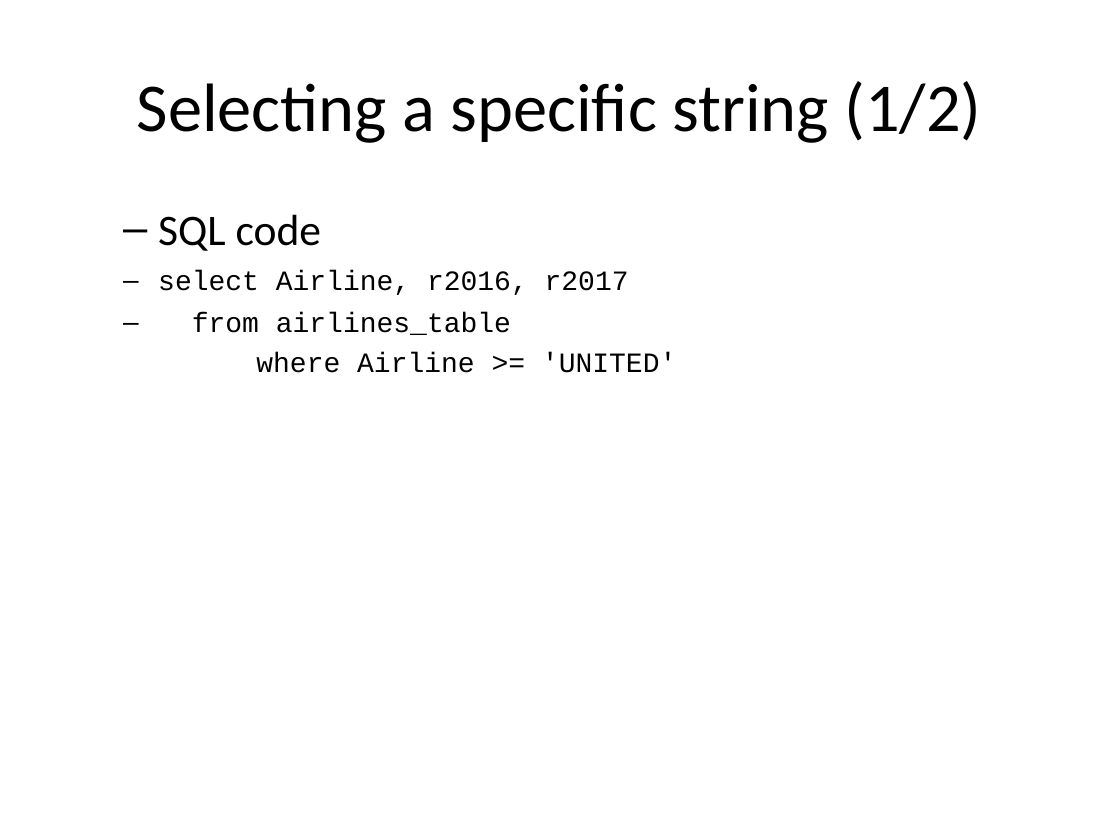
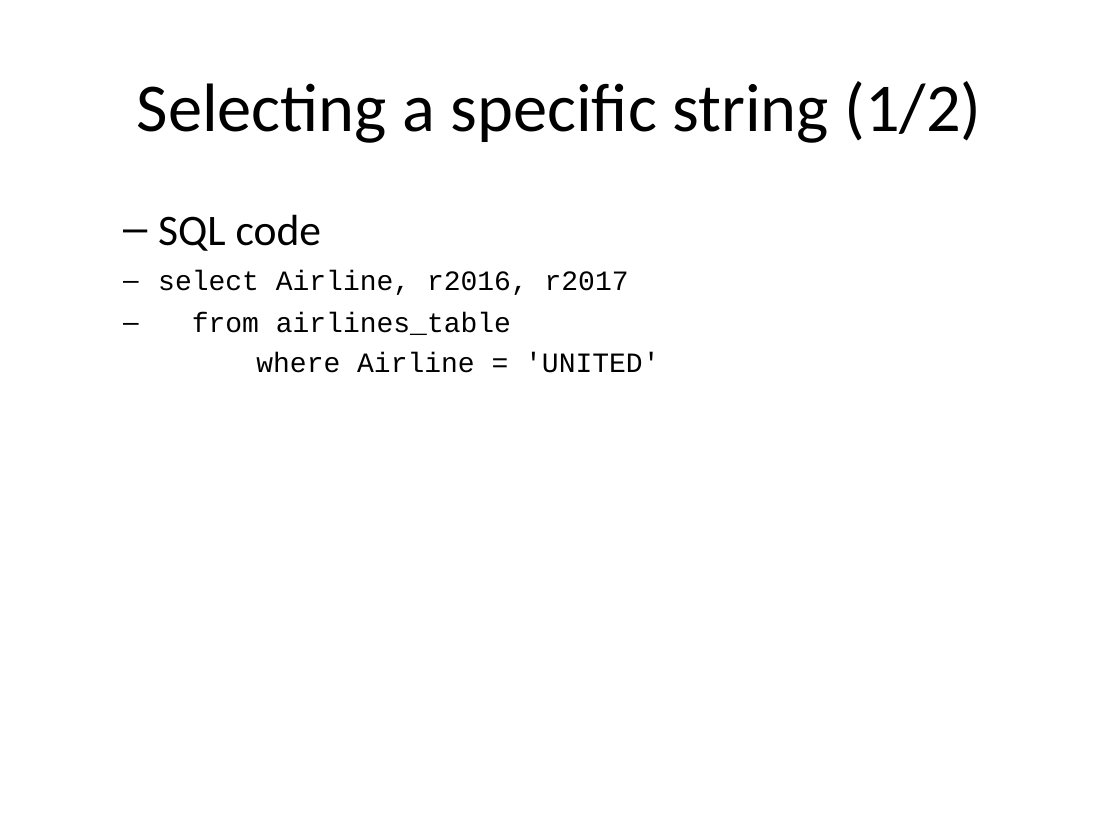
Before and after one commit to pmean/introduction-to-sql, a slide deck: slide 18 of src/where.pptx. Drawn at 1120x840 pixels with LibreOffice and Linux fonts; fonts in the diff are those of the drawing. Boxes give left, top, right and bottom in pixels: in the first picture for what was removed or moved away, otherwise in the second. Text is boxed around its words. In the diff, an @@ line names an element or a change of style, - is before the commit and + after.

```diff
--- a/src/where.pptx
+++ b/src/where.pptx
@@ text at <box>158,270,659,373</box>: text changed @@
-select Airline, r2016, r2017
-from airlines_table
-where Airline >= 'UNITED'
+select Airline, r2016, r2017
+from airlines_table
+where Airline = 'UNITED'
```
Also in this commit, not shown: 4 other slides changed, 9 slides added, 1 slide removed, 6 other files.
